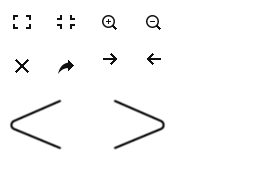
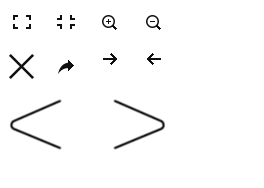
Before/after of a (264, 188) layered artwork. What changed in the layer stack:
hid "close" (1st of 2, in "@1x") over <box>15,59,29,73</box>
added layer "close" (2nd of 2) above "arrow_next" over <box>9,54,34,79</box>
